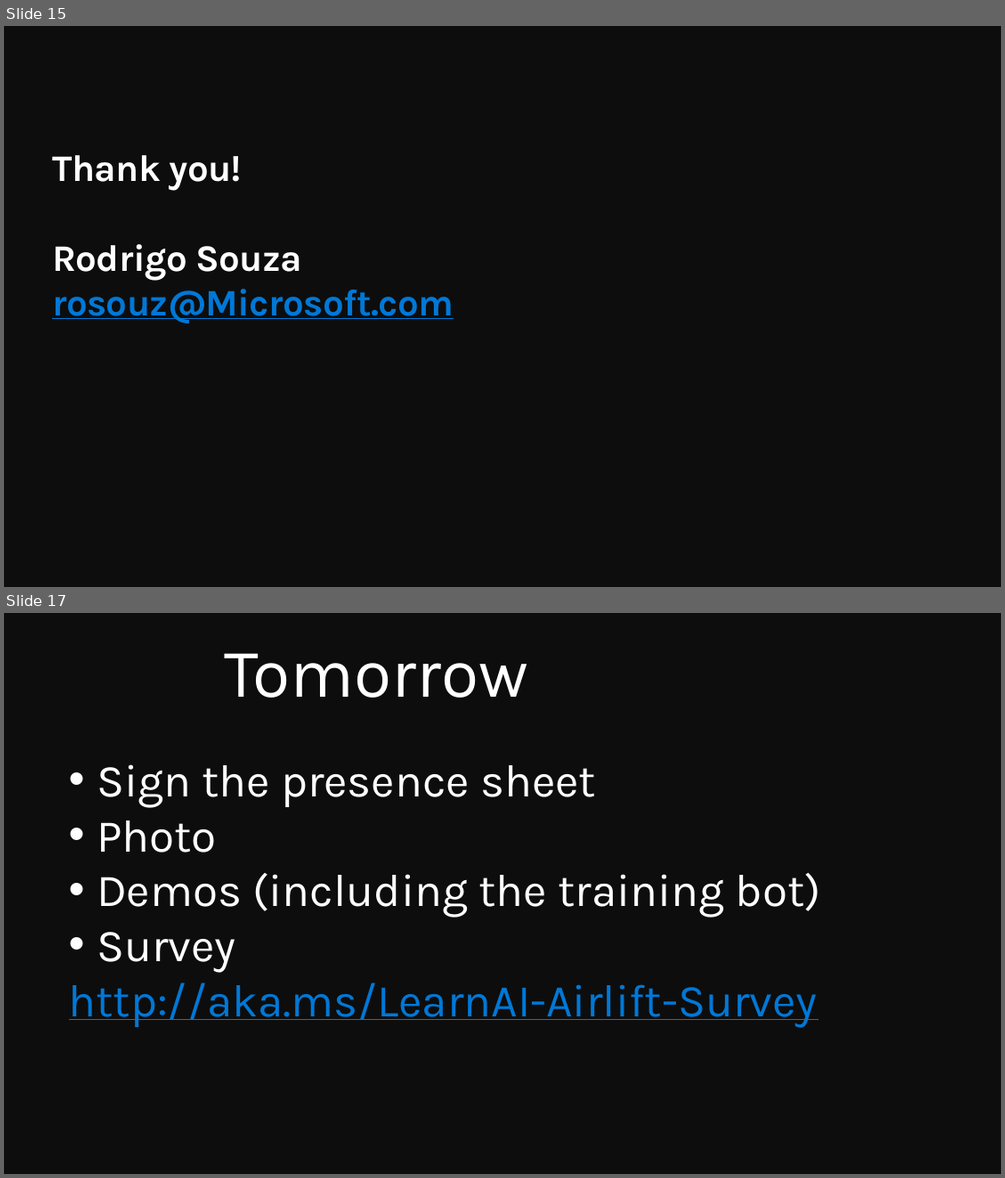
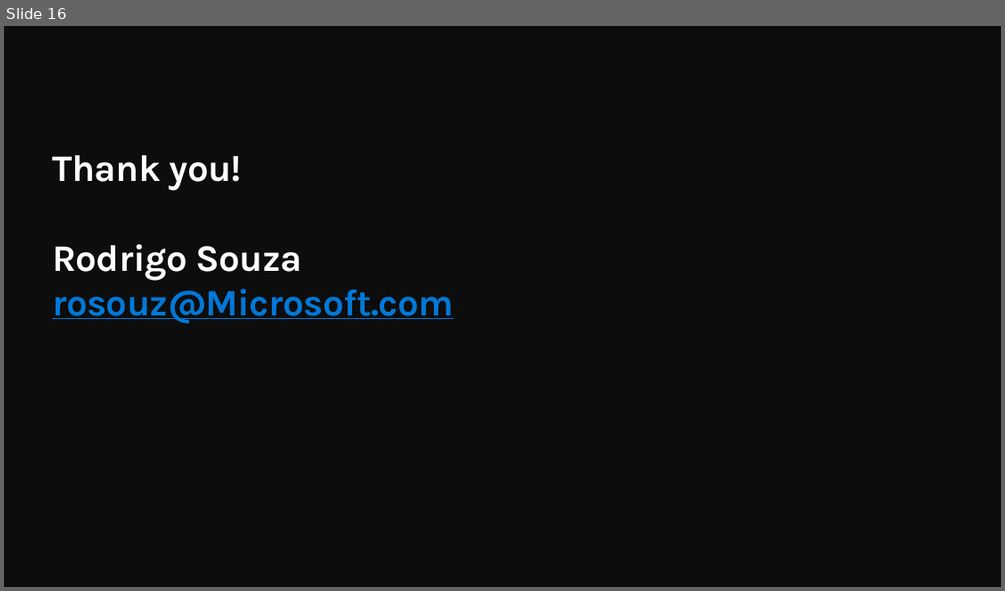
Before and after one commit to QuirkyDataScientist1978/Build-a-knowledge-mining-solution-using-Azure-AI, a slide deck: resources/slides/Opening.pptx. Shown one above the other, each under a label of ours: slides 15 and 17 before the commit, slide 16 after it; the slides between them are not shown. The pictures are 1005x1178 and 1005x591 pixels, drawn with LibreOffice and Linux fonts; fonts in the diff are those of the drawing; background and template pictures are left out. Boxes give left, top, right and bottom in pixels: in the first picture for what was removed or moved away, otherwise in the second. Text is boxed around its words. In the diff, an @@ line names an element or a change of style, - is before the commit and + after.

```diff
--- a/resources/slides/Opening.pptx
+++ b/resources/slides/Opening.pptx
@@ slide 17 removed at <box>4,613,1001,1174</box>, background #0D0D0D @@
@@ text removed at <box>224,653,528,698</box> @@
-Tomorrow
@@ text removed at <box>69,764,821,1027</box> @@
-• Sign the presence sheet
-• Photo
-• Demos (including the training bot)
-• Survey
-http://aka.ms/LearnAI-Airlift-Survey
@@ what was slide 15 is now slide 16 @@
```
Also in this commit, not shown: 1 slide changed, 1 slide added, 8 other slides removed.
